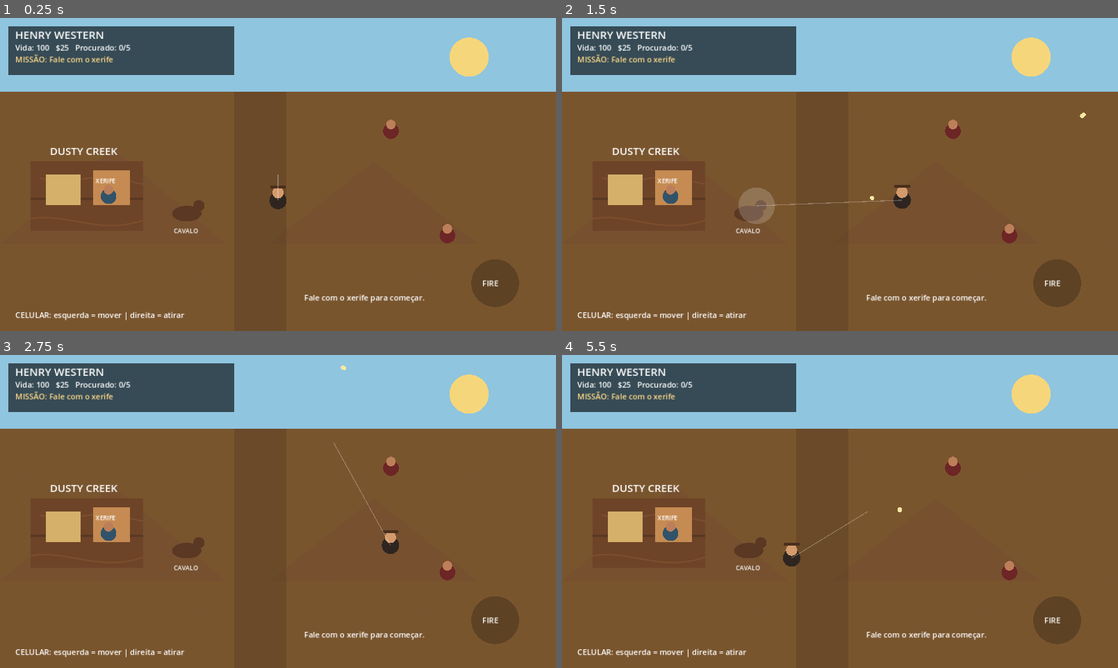
Above: before the commit, frames 1-4 (two rows, left to right).
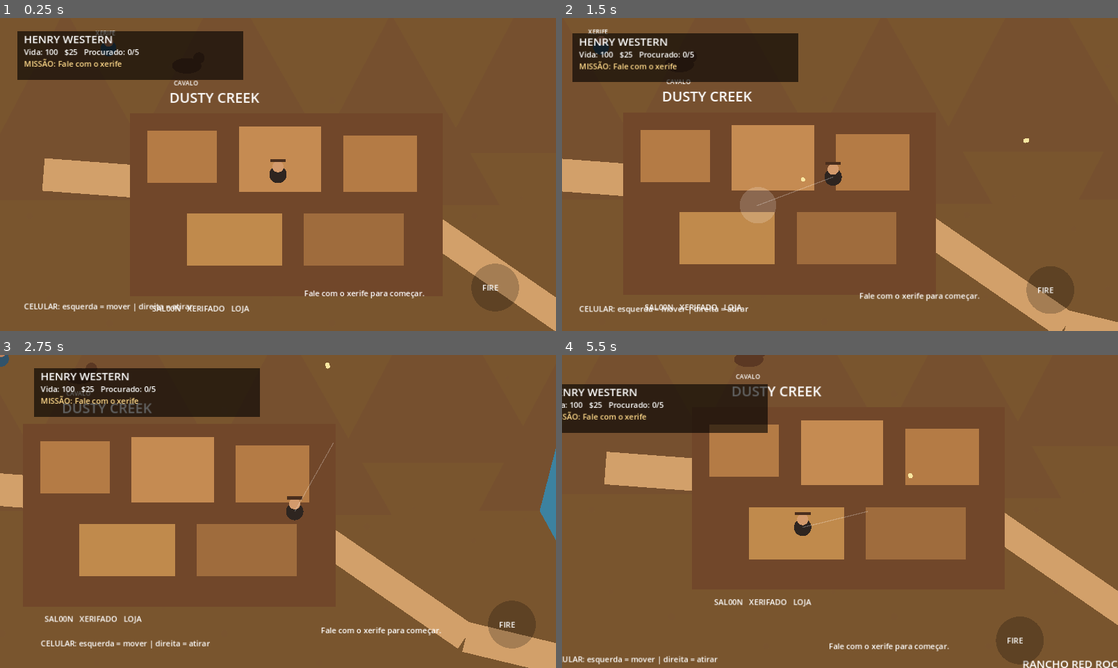
Above: after the commit, the same moments.

Repository: ricksilvahofc-star/henry-ia
Game: Godot game, scene res://scenes/main.tscn
Same seed, same stepped clock (60 frames per second), same inputs: the game is played once before the commit and once after it.
Inputs (mouse positions are in pixels of both pictures, inside the frame that each line leads up to):
- Up to frame 1 (0.25 s): no input
- Up to frame 2 (1.5 s): tap Enter at 0.5 s; move the mouse to (962, 158) at 0.52 s; hold D (move_right) 0.53-1.25 s; click (962, 158) at 0.6 s; tap E (interact) at 0.8 s; drag from (728, 190) to (812, 237) at 1.27 s
- Up to frame 3 (2.75 s): move the mouse to (333, 442) at 2.02 s; hold D (move_right) from 2.03 s (still down); click (333, 442) at 2.1 s; tap E (interact) at 2.3 s
- Up to frame 4 (5.5 s): release D (move_right) at 2.75 s; drag from (812, 574) to (673, 464) at 2.77 s; move the mouse to (1006, 558) at 3.52 s; hold A (move_left) 3.53-4.25 s; click (1006, 558) at 3.6 s; tap E (interact) at 3.8, 5.3 s; drag from (673, 464) to (756, 433) at 4.27 s; move the mouse to (867, 511) at 5.02 s; hold S (move_down) from 5.03 s (still down); click (867, 511) at 5.1 s

The runs differ from the first frame. In frame 1, 43% of the frame differs, in the area x 0-100%, y 0-100%; in frame 2, 44%; in frame 3, 45%; in frame 4, 46%.

Commit message:
Expand Henry Western into a larger open-world prototype

Diff:
--- a/scripts/main.gd
+++ b/scripts/main.gd
@@ -1,12 +1,18 @@
 extends Node2D
 
-var player_pos := Vector2(640, 420)
+# Henry Western - mapa aberto expandido
+# Mundo 3200x2200 com cidade, estrada, rio, montanhas, fazenda, mina e acampamento.
+
+const WORLD_SIZE := Vector2(3200, 2200)
+var player_pos := Vector2(640, 700)
 var velocity := Vector2.ZERO
 var speed := 260.0
 var bullets: Array[Dictionary] = []
 var enemies: Array[Dictionary] = [
-    {"pos": Vector2(900, 260), "alive": true},
-    {"pos": Vector2(1030, 500), "alive": true}
+    {"pos": Vector2(1780, 620), "alive": true},
+    {"pos": Vector2(2050, 900), "alive": true},
+    {"pos": Vector2(2650, 1450), "alive": true},
+    {"pos": Vector2(2320, 1730), "alive": true}
 ]
 var money := 25
 var wanted := 0
@@ -22,30 +28,40 @@
 
 func _ready() -> void:
     add_child(gameplay)
+    var camera := Camera2D.new()
+    camera.position = player_pos
+    camera.position_smoothing_enabled = true
+    camera.position_smoothing_speed = 6.0
+    camera.limit_left = 0
+    camera.limit_top = 0
+    camera.limit_right = int(WORLD_SIZE.x)
+    camera.limit_bottom = int(WORLD_SIZE.y)
+    add_child(camera)
+    camera.make_current()
     queue_redraw()
 
 func _input(event: InputEvent) -> void:
     if event is InputEventScreenTouch:
         if event.pressed:
-            if event.position.x < 640.0:
-                touch_move = event.position
+            if event.position.x < get_viewport_rect().size.x * 0.5:
+                touch_move = get_global_mouse_position()
                 touch_moving = true
             else:
-                touch_fire = event.position
+                touch_fire = get_global_mouse_position()
                 touch_firing = true
                 fire_toward(touch_fire)
         else:
-            if event.position.x < 640.0:
+            if event.position.x < get_viewport_rect().size.x * 0.5:
                 touch_moving = false
                 touch_move = Vector2.ZERO
             else:
                 touch_firing = false
                 touch_fire = Vector2.ZERO
     elif event is InputEventScreenDrag:
-        if event.position.x < 640.0:
-            touch_move = event.position
+        if event.position.x < get_viewport_rect().size.x * 0.5:
+            touch_move = get_global_mouse_position()
         else:
-            touch_fire = event.position
+            touch_fire = get_global_mouse_position()
             if event.relative.length() > 10.0:
                 fire_toward(touch_fire)
 
@@ -60,22 +76,26 @@
         direction = (touch_move - player_pos).normalized()
     velocity = direction * gameplay.get_speed(speed)
     player_pos += velocity * delta
-    player_pos.x = clamp(player_pos.x, 50.0, 1230.0)
-    player_pos.y = clamp(player_pos.y, 120.0, 670.0)
+    player_pos.x = clamp(player_pos.x, 60.0, WORLD_SIZE.x - 60.0)
+    player_pos.y = clamp(player_pos.y, 180.0, WORLD_SIZE.y - 60.0)
+
+    var camera := get_viewport().get_camera_2d()
+    if camera:
+        camera.position = player_pos
 
     if Input.is_action_just_pressed("interact"):
         gameplay.interact(player_pos)
         if gameplay.mission_state == "completed":
             money += gameplay.mission_reward
             gameplay.mission_state = "rewarded"
-            gameplay.interaction_message = "Recompensa recebida! Procure outra missão."
+            gameplay.interaction_message = "Recompensa recebida! Explore o território."
 
     if Input.is_action_just_pressed("fire"):
         fire_toward(get_global_mouse_position())
 
     for bullet in bullets:
         bullet.pos += bullet.vel * delta
-    bullets = bullets.filter(func(b): return Rect2(0, 0, 1280, 720).has_point(b.pos))
+    bullets = bullets.filter(func(b): return Rect2(Vector2.ZERO, WORLD_SIZE).has_point(b.pos))
 
     for enemy in enemies:
         if not enemy.alive:
@@ -89,25 +109,66 @@
     queue_redraw()
 
 func _draw() -> void:
-    draw_rect(Rect2(0, 0, 1280, 720), Color("#8fc5df"))
-    draw_rect(Rect2(0, 170, 1280, 550), Color("#a8753f"))
-    draw_texture_rect(ground_texture, Rect2(0, 170, 1280, 550), true)
-    draw_circle(Vector2(1080, 90), 45, Color("#f6d67a"))
-
-    draw_polygon(PackedVector2Array([Vector2(0,520),Vector2(260,300),Vector2(520,520)]), PackedColorArray([Color("#76502f")]))
-    draw_polygon(PackedVector2Array([Vector2(620,520),Vector2(860,330),Vector2(1100,520)]), PackedColorArray([Color("#76502f")]))
-    draw_rect(Rect2(540, 170, 120, 550), Color(0.35, 0.24, 0.14, 0.45))
-
-    draw_texture_rect(wood_texture, Rect2(70, 330, 260, 160), true)
-    draw_rect(Rect2(70, 330, 260, 160), Color(0.45, 0.27, 0.15, 0.35))
-    draw_rect(Rect2(105, 360, 80, 70), Color("#d4b06a"))
-    draw_rect(Rect2(215, 350, 85, 80), Color("#c58b52"))
-    draw_string(ThemeDB.fallback_font, Vector2(115, 315), "DUSTY CREEK", HORIZONTAL_ALIGNMENT_LEFT, -1, 24, Color.WHITE)
+    # Céu e terreno de um mundo muito maior que a tela.
+    draw_rect(Rect2(0, 0, WORLD_SIZE.x, WORLD_SIZE.y), Color("#8fc5df"))
+    draw_rect(Rect2(0, 180, WORLD_SIZE.x, WORLD_SIZE.y - 180), Color("#a8753f"))
+    draw_texture_rect(ground_texture, Rect2(0, 180, WORLD_SIZE.x, WORLD_SIZE.y - 180), true)
+
+    # Montanhas do norte e do oeste.
+    for p in [Vector2(150,500), Vector2(520,420), Vector2(900,510), Vector2(1250,390), Vector2(1580,500), Vector2(2850,520)]:
+        draw_polygon(PackedVector2Array([p + Vector2(-230,260), p + Vector2(0,-180), p + Vector2(250,260)]), PackedColorArray([Color("#76502f")]))
+
+    # Rio atravessando o mapa.
+    var river := PackedVector2Array([
+        Vector2(1450,180), Vector2(1570,450), Vector2(1490,760), Vector2(1650,1050),
+        Vector2(1530,1380), Vector2(1700,1700), Vector2(1600,2200),
+        Vector2(1840,2200), Vector2(1930,1720), Vector2(1770,1380), Vector2(1890,1040),
+        Vector2(1730,740), Vector2(1810,430), Vector2(1690,180)
+    ])
+    draw_colored_polygon(river, Color("#3c82a0"))
+
+    # Estrada principal e ramificações.
+    draw_line(Vector2(100,700), Vector2(900,760), Color("#d2a06a"), 75)
+    draw_line(Vector2(900,760), Vector2(1320,1050), Color("#d2a06a"), 65)
+    draw_line(Vector2(1320,1050), Vector2(2150,1250), Color("#d2a06a"), 70)
+    draw_line(Vector2(2150,1250), Vector2(3050,1480), Color("#d2a06a"), 65)
+    draw_line(Vector2(2150,1250), Vector2(2400,650), Color("#d2a06a"), 55)
+    draw_line(Vector2(2150,1250), Vector2(2550,1850), Color("#d2a06a"), 55)
+
+    # Dusty Creek - cidade inicial.
+    draw_rect(Rect2(300, 560, 720, 420), Color("#71472a"))
+    draw_rect(Rect2(340, 600, 160, 120), Color("#b47b45"))
+    draw_rect(Rect2(550, 590, 190, 150), Color("#c58b52"))
+    draw_rect(Rect2(790, 610, 170, 130), Color("#b47b45"))
+    draw_rect(Rect2(430, 790, 220, 120), Color("#c08a4c"))
+    draw_rect(Rect2(700, 790, 230, 120), Color("#9f6c3d"))
+    draw_string(ThemeDB.fallback_font, Vector2(390,535), "DUSTY CREEK", HORIZONTAL_ALIGNMENT_LEFT, -1, 32, Color.WHITE)
+    draw_string(ThemeDB.fallback_font, Vector2(350,1015), "SAL00N   XERIFADO   LOJA", HORIZONTAL_ALIGNMENT_LEFT, -1, 18, Color.WHITE)
+
+    # Fazenda e celeiros.
+    draw_rect(Rect2(1020, 1180, 460, 330), Color("#7b5a2f"))
+    draw_rect(Rect2(1080, 1230, 150, 120), Color("#a64f32"))
+    draw_rect(Rect2(1280, 1260, 120, 90), Color("#a64f32"))
+    draw_circle(Vector2(1170,1430), 55, Color("#4f7a3d"))
+    draw_circle(Vector2(1330,1420), 65, Color("#4f7a3d"))
+    draw_string(ThemeDB.fallback_font, Vector2(1060,1160), "RANCHO RED ROCK", HORIZONTAL_ALIGNMENT_LEFT, -1, 25, Color.WHITE)
+
+    # Mina abandonada.
+    draw_rect(Rect2(2050, 1650, 360, 260), Color("#5c4634"))
+    draw_rect(Rect2(2130, 1570, 210, 120), Color("#6e472d"))
+    draw_string(ThemeDB.fallback_font, Vector2(2100,1940), "MINA BLACK RIDGE", HORIZONTAL_ALIGNMENT_LEFT, -1, 22, Color.WHITE)
+
+    # Acampamento dos bandidos.
+    draw_circle(Vector2(2650,1450), 150, Color("#69442e"))
+    draw_colored_polygon(PackedVector2Array([Vector2(2570,1400),Vector2(2650,1280),Vector2(2730,1400)]), Color("#8d5c38"))
+    draw_colored_polygon(PackedVector2Array([Vector2(2720,1480),Vector2(2800,1360),Vector2(2870,1480)]), Color("#8d5c38"))
+    draw_string(ThemeDB.fallback_font, Vector2(2520,1640), "ACAMPAMENTO", HORIZONTAL_ALIGNMENT_LEFT, -1, 22, Color.WHITE)
+
+    # NPCs e cavalo da missão inicial.
     draw_circle(gameplay.npc_pos, 18, Color("#31536a"))
     draw_circle(gameplay.npc_pos + Vector2(0,-15), 11, Color("#bd7f59"))
     draw_string(ThemeDB.fallback_font, gameplay.npc_pos + Vector2(-30,-30), "XERIFE", HORIZONTAL_ALIGNMENT_LEFT, -1, 14, Color.WHITE)
-
-    draw_ellipse(gameplay.horse_pos, Vector2(34, 18), Color("#5b3823"))
+    draw_ellipse(gameplay.horse_pos, Vector2(34,18), Color("#5b3823"))
     draw_circle(gameplay.horse_pos + Vector2(28,-18), 13, Color("#5b3823"))
     draw_string(ThemeDB.fallback_font, gameplay.horse_pos + Vector2(-30,45), "CAVALO", HORIZONTAL_ALIGNMENT_LEFT, -1, 14, Color.WHITE)
 
@@ -116,6 +177,7 @@
         draw_circle(gameplay.target_pos + Vector2(0,-16), 11, Color("#bd7f59"))
         draw_string(ThemeDB.fallback_font, gameplay.target_pos + Vector2(-30,-30), "ALVO", HORIZONTAL_ALIGNMENT_LEFT, -1, 14, Color("#ffd98a"))
 
+    # Jogador, inimigos e projéteis.
     draw_circle(player_pos, 20, Color("#2e2520"))
     draw_circle(player_pos + Vector2(0,-18), 13, Color("#d39a6c"))
     draw_rect(Rect2(player_pos.x-18, player_pos.y-35, 36, 7), Color("#4a2e1d"))
@@ -125,21 +187,21 @@
         if enemy.alive:
             draw_circle(enemy.pos, 18, Color("#6d2525"))
             draw_circle(enemy.pos + Vector2(0,-15), 11, Color("#bd7f59"))
-
     for bullet in bullets:
         draw_circle(bullet.pos, 5, Color("#f8e7a1"))
 
-    draw_rect(Rect2(20, 20, 520, 112), Color(0,0,0,0.62))
-    draw_string(ThemeDB.fallback_font, Vector2(35, 48), "HENRY WESTERN", HORIZONTAL_ALIGNMENT_LEFT, -1, 25, Color.WHITE)
-    draw_string(ThemeDB.fallback_font, Vector2(35, 75), "Vida: %d   $%d   Procurado: %d/5" % [health, money, wanted], HORIZONTAL_ALIGNMENT_LEFT, -1, 18, Color.WHITE)
-    draw_string(ThemeDB.fallback_font, Vector2(35, 102), gameplay.get_mission_label(), HORIZONTAL_ALIGNMENT_LEFT, -1, 18, Color("#ffd98a"))
-    draw_string(ThemeDB.fallback_font, Vector2(35, 690), "CELULAR: esquerda = mover | direita = atirar", HORIZONTAL_ALIGNMENT_LEFT, -1, 18, Color.WHITE)
-    draw_string(ThemeDB.fallback_font, Vector2(700, 650), gameplay.interaction_message, HORIZONTAL_ALIGNMENT_LEFT, 540, 18, Color.WHITE)
+    # HUD acompanha a câmera porque fica na camada do mundo nesta primeira versão.
+    draw_rect(Rect2(player_pos.x-600, player_pos.y-330, 520, 112), Color(0,0,0,0.62))
+    draw_string(ThemeDB.fallback_font, player_pos + Vector2(-585,-302), "HENRY WESTERN", HORIZONTAL_ALIGNMENT_LEFT, -1, 25, Color.WHITE)
+    draw_string(ThemeDB.fallback_font, player_pos + Vector2(-585,-275), "Vida: %d   $%d   Procurado: %d/5" % [health, money, wanted], HORIZONTAL_ALIGNMENT_LEFT, -1, 18, Color.WHITE)
+    draw_string(ThemeDB.fallback_font, player_pos + Vector2(-585,-248), gameplay.get_mission_label(), HORIZONTAL_ALIGNMENT_LEFT, -1, 18, Color("#ffd98a"))
+    draw_string(ThemeDB.fallback_font, player_pos + Vector2(-585,310), "CELULAR: esquerda = mover | direita = atirar", HORIZONTAL_ALIGNMENT_LEFT, -1, 18, Color.WHITE)
+    draw_string(ThemeDB.fallback_font, player_pos + Vector2(60,280), gameplay.interaction_message, HORIZONTAL_ALIGNMENT_LEFT, 540, 18, Color.WHITE)
+    draw_circle(player_pos + Vector2(500,260), 55, Color(0,0,0,0.22))
+    draw_string(ThemeDB.fallback_font, player_pos + Vector2(470,267), "FIRE", HORIZONTAL_ALIGNMENT_LEFT, -1, 18, Color.WHITE)
 
     if touch_moving:
         draw_circle(touch_move, 42, Color(1,1,1,0.18))
-    draw_circle(Vector2(1140, 610), 55, Color(0,0,0,0.22))
-    draw_string(ThemeDB.fallback_font, Vector2(1110, 617), "FIRE", HORIZONTAL_ALIGNMENT_LEFT, -1, 18, Color.WHITE)
 
 func draw_ellipse(center: Vector2, radii: Vector2, color: Color) -> void:
     var points := PackedVector2Array()
